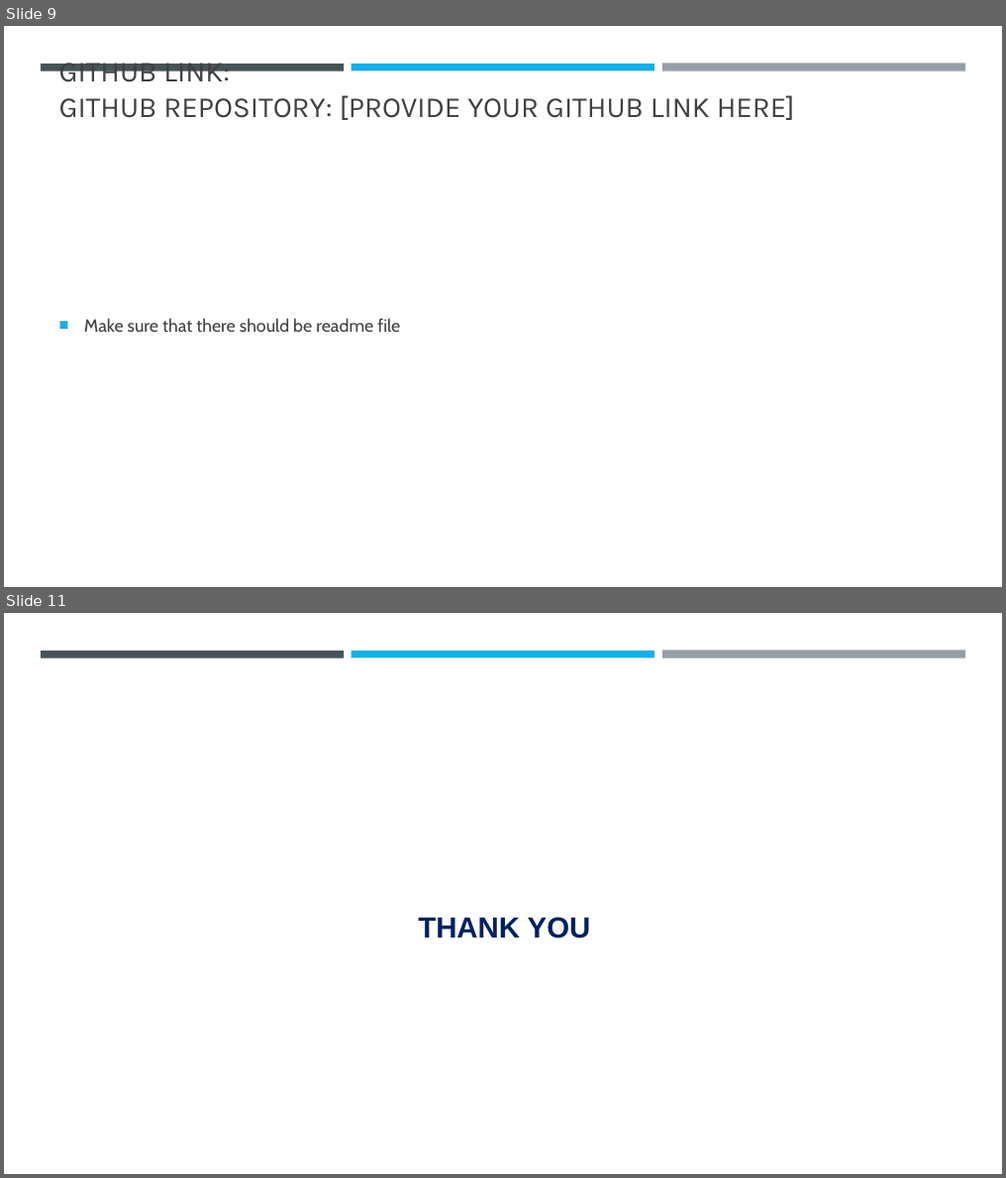
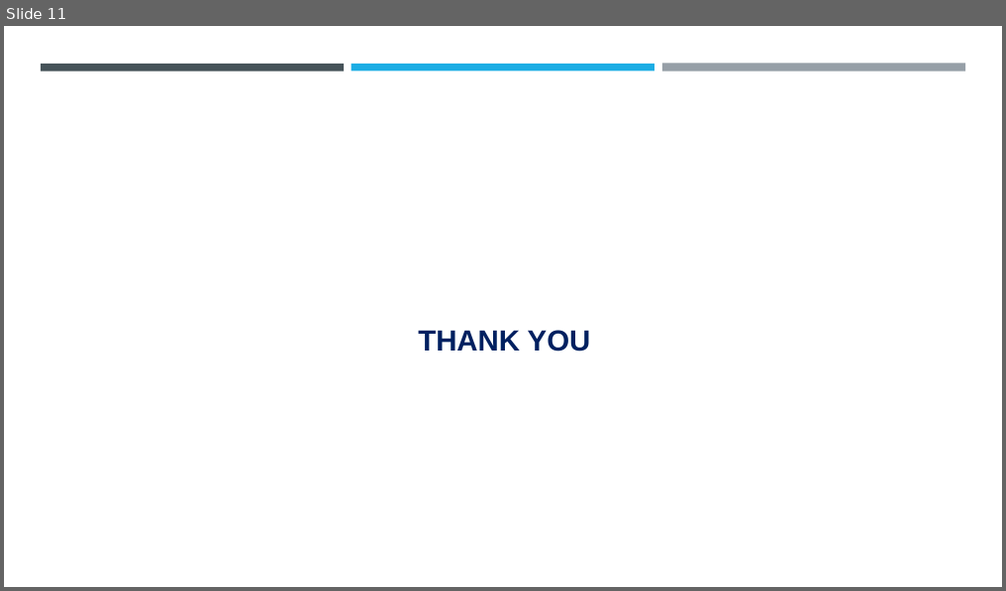
Before and after one commit to utsav-mistry/steganography-project, a slide deck: Steganography_Project_Final_Presentation.pptx. Shown one above the other, each under a label of ours: slides 9 and 11 before the commit, slide 11 after it; the slides between them are not shown. The pictures are 1006x1178 and 1006x591 pixels, drawn with LibreOffice and Linux fonts; fonts in the diff are those of the drawing; background and template pictures are left out. Boxes give left, top, right and bottom in pixels: in the first picture for what was removed or moved away, otherwise in the second. Text is boxed around its words. In the diff, an @@ line names an element or a change of style, - is before the commit and + after.

```diff
--- a/Steganography_Project_Final_Presentation.pptx
+++ b/Steganography_Project_Final_Presentation.pptx
@@ slide 9 removed at bbox=[4, 26, 1002, 587], background #FFFFFF; not listed: 3 template elements that a slide beside it also shows @@
@@ title removed at bbox=[59, 63, 795, 120] @@
-GITHUB LINK:
-GITHUB REPOSITORY: [PROVIDE YOUR GITHUB LINK HERE]
@@ text removed at bbox=[84, 318, 400, 332] @@
-■ Make sure that there should be readme file
```
Also in this commit, not shown: 7 slides changed, 3 slides added, 2 other slides removed.
